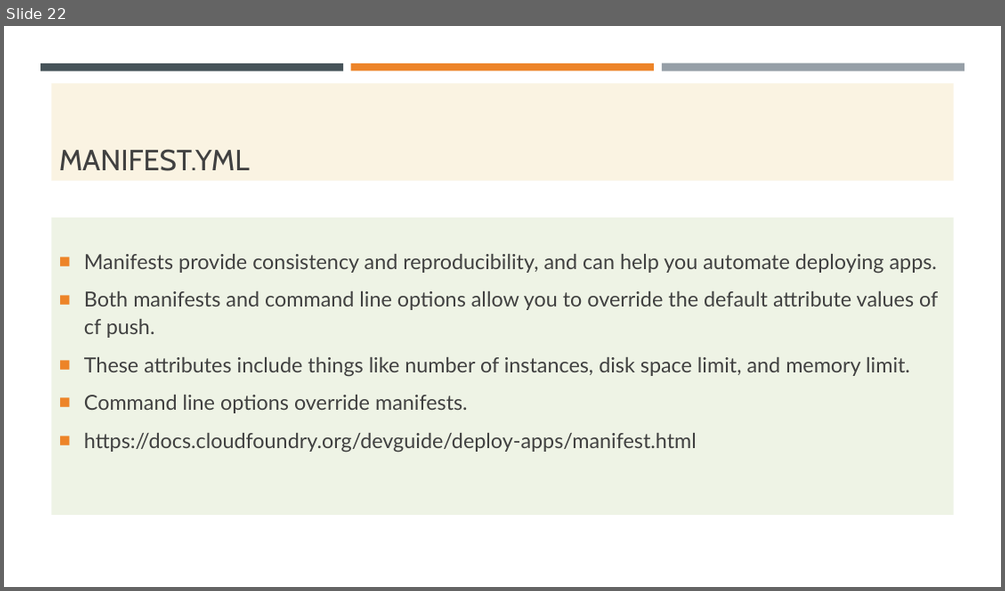
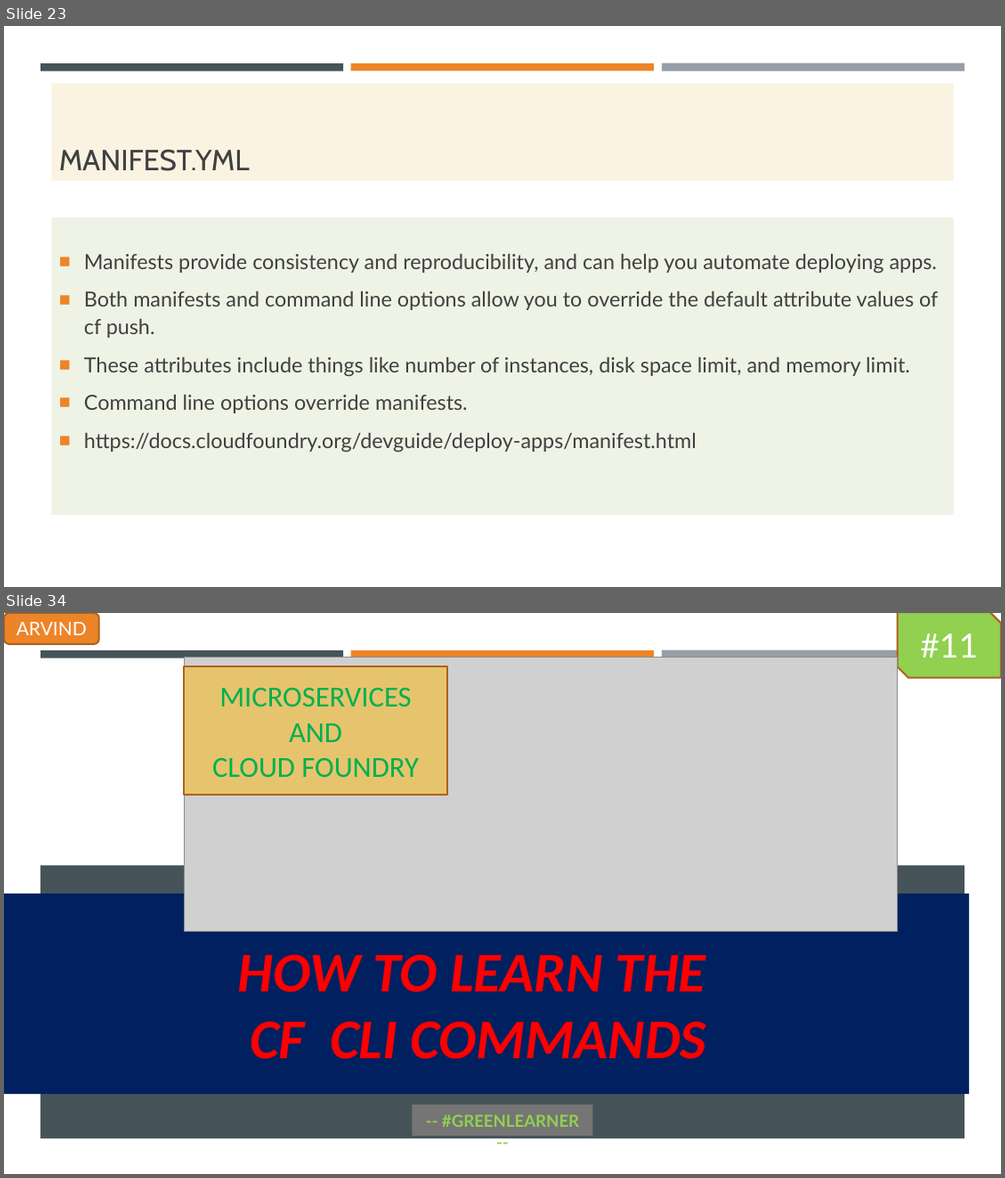
Before and after one commit to codefarm0/PivotalCloudFoundry, a slide deck: PCF.pptx. Shown one above the other, each under a label of ours: slide 22 before the commit, slides 23 and 34 after it; the slides between them are not shown. The pictures are 1005x591 and 1005x1178 pixels, drawn with LibreOffice and Linux fonts; fonts in the diff are those of the drawing; grey boxes stand for pictures; background and template pictures are left out. Boxes give left, top, right and bottom in pixels: in the first picture for what was removed or moved away, otherwise in the second. Text is boxed around its words. In the diff, an @@ line names an element or a change of style, - is before the commit and + after.

```diff
--- a/PCF.pptx
+++ b/PCF.pptx
@@ slide 34 added at (4,613,1001,1174), background picture (left out); not listed: 3 template elements that a slide beside it also shows @@
@@ rounded rectangle added at (4,613,99,644), fill #ED8428, outline #AF621E 1.75 pt, 18 pt, text #FFFFFF @@
+ARVIND
@@ snip diag rect added at (898,613,1001,678), fill #92D050, outline #AF621E 1.75 pt, 32 pt, text #FFFFFF @@
+#11
@@ picture added at (184,657,898,931) @@
@@ rectangle added at (184,666,447,795), fill #E6C46D, outline #AF621E 1.75 pt, 28 pt, text #00B050 @@
+MICROSERVICES
+AND
+CLOUD FOUNDRY
@@ rectangle added at (40,865,965,1138), fill #465359 @@
@@ title added at (4,893,969,1094), fill #002060, 54 pt, text #FF0000, bold, italic @@
+HOW TO LEARN THE
+CF CLI COMMANDS
@@ subtitle added at (413,1104,593,1135), fill #767676, 16 pt, text #92D050, bold @@
+-- #GREENLEARNER --
@@ what was slide 22 is now slide 23 @@
```
Also in this commit, not shown: 3 slides changed, 22 other slides added, 6 other files.
